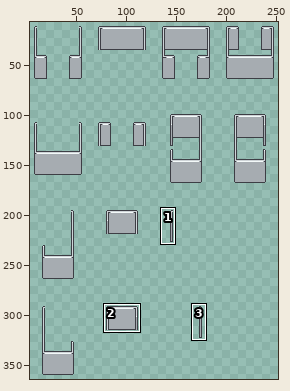
File history of a pixel-art file, Assets/Props/Cubicle/Sprites/Cubicle.aseprite. The first picture is a wide view before the edit; the outline marks the close-up.
Close-up. First the earlier version:
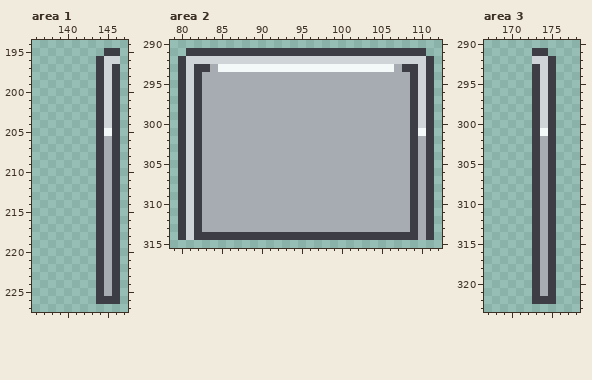
256x512 pixels, 1 frame. Shown: area 1: x 136..147, y 194..227; area 2: x 79..112, y 290..315; area 3: x 167..178, y 290..323. The wide view leaves out empty margins. The commit also changed other parts of the picture, which this record leaves out.
Now the later version:
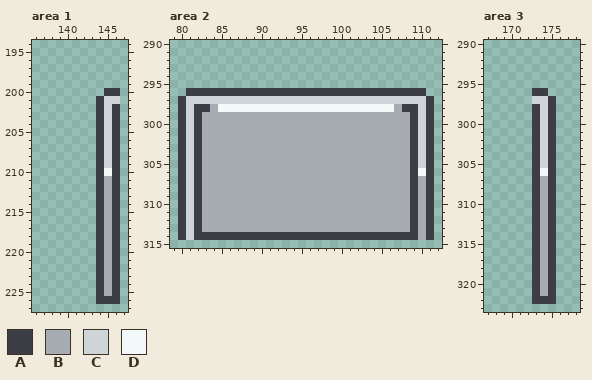
Palette (. is transparent): A #3d3e45  B #a6acb1  C #ced4d7  D #f3f9f9
Changes in this commit:
{"where": "area 1, layer \"Diffuse\""}
{"y":195,"x":145,"old":"AA","new":".."}
{"y":196,"x":144,"old":"ACC","new":"..."}
{"y":197,"x":144,"old":"ACA","new":"..."}
{"y":198,"x":144,"old":"ACA","new":"..."}
{"y":199,"x":144,"old":"ACA","new":"..."}
{"y":200,"x":144,"old":"AC","new":".A"}
{"y":201,"x":146,"old":"A","new":"C"}
{"y":205,"x":145,"old":"D","new":"C"}
{"y":206,"x":145,"old":"B","new":"C"}
{"y":207,"x":145,"old":"B","new":"C"}
{"y":208,"x":145,"old":"B","new":"C"}
{"y":209,"x":145,"old":"B","new":"C"}
{"y":210,"x":145,"old":"B","new":"D"}
{"where": "area 2, layer \"Diffuse\""}
{"y":291,"x":81,"old":"AAAAAAAAAAAAAAAAAAAAAAAAAAAAAA","new":".............................."}
{"y":292,"x":80,"old":"ACCCCCCCCCCCCCCCCCCCCCCCCCCCCCCA","new":"................................"}
{"y":293,"x":80,"old":"ACAABDDDDDDDDDDDDDDDDDDDDDDBAACA","new":"................................"}
{"y":294,"x":80,"old":"ACABBBBBBBBBBBBBBBBBBBBBBBBBBACA","new":"................................"}
{"y":295,"x":80,"old":"ACABBBBBBBBBBBBBBBBBBBBBBBBBBACA","new":"................................"}
{"y":296,"x":80,"old":"AC","new":".A"}
{"y":296,"x":83,"old":"BBBBBBBBBBBBBBBBBBBBBBBBBB","new":"AAAAAAAAAAAAAAAAAAAAAAAAAA"}
{"y":296,"x":110,"old":"CA","new":"A."}
{"y":297,"x":82,"old":"ABBBBBBBBBBBBBBBBBBBBBBBBBBA","new":"CCCCCCCCCCCCCCCCCCCCCCCCCCCC"}
{"y":298,"x":83,"old":"B","new":"A"}
{"y":298,"x":85,"old":"BBBBBBBBBBBBBBBBBBBBBB","new":"DDDDDDDDDDDDDDDDDDDDDD"}
{"y":298,"x":108,"old":"B","new":"A"}
{"y":301,"x":110,"old":"D","new":"C"}
{"y":302,"x":110,"old":"B","new":"C"}
{"y":303,"x":110,"old":"B","new":"C"}
{"y":304,"x":110,"old":"B","new":"C"}
{"y":305,"x":110,"old":"B","new":"C"}
{"y":306,"x":110,"old":"B","new":"D"}
{"where": "area 3, layer \"Diffuse\""}
{"y":291,"x":173,"old":"AA","new":".."}
{"y":292,"x":173,"old":"CCA","new":"..."}
{"y":293,"x":173,"old":"ACA","new":"..."}
{"y":294,"x":173,"old":"ACA","new":"..."}
{"y":295,"x":173,"old":"ACA","new":"..."}
{"y":296,"x":174,"old":"CA","new":"A."}
{"y":297,"x":173,"old":"A","new":"C"}
{"y":301,"x":174,"old":"D","new":"C"}
{"y":302,"x":174,"old":"B","new":"C"}
{"y":303,"x":174,"old":"B","new":"C"}
{"y":304,"x":174,"old":"B","new":"C"}
{"y":305,"x":174,"old":"B","new":"C"}
{"y":306,"x":174,"old":"B","new":"D"}
{"label":"changed","picture_box":[96,48,120,176]}
{"label":"changed","picture_box":[178,48,434,176]}
{"label":"changed","picture_box":[532,48,556,176]}
